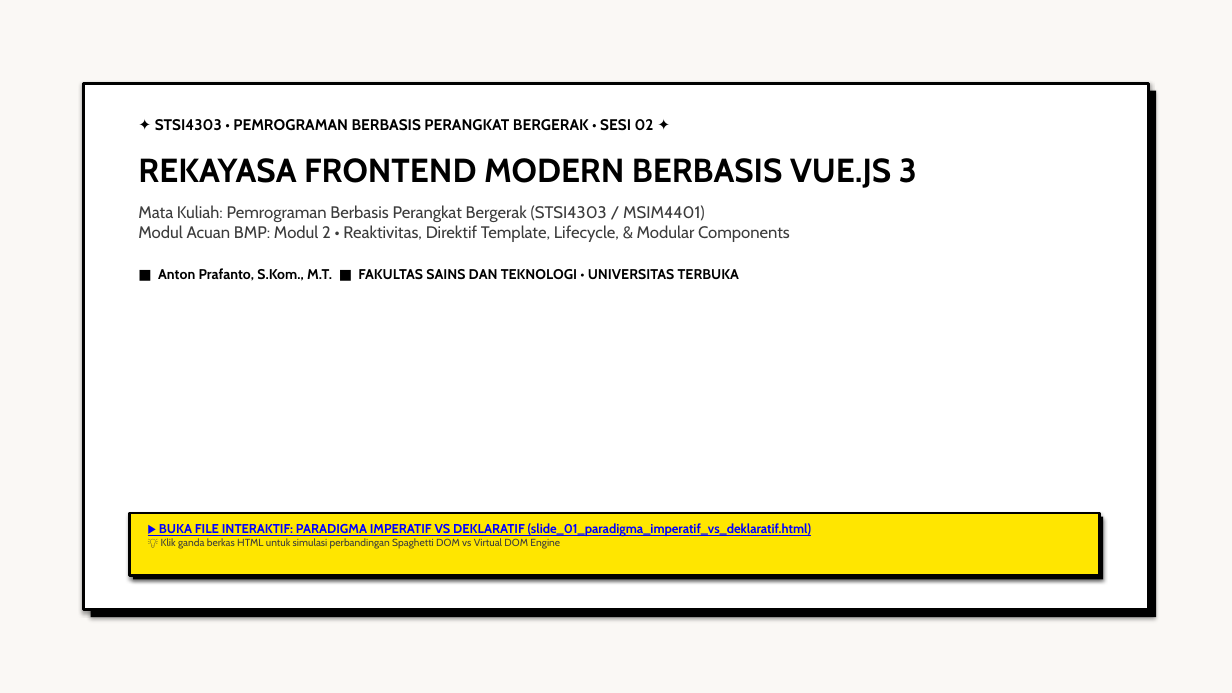
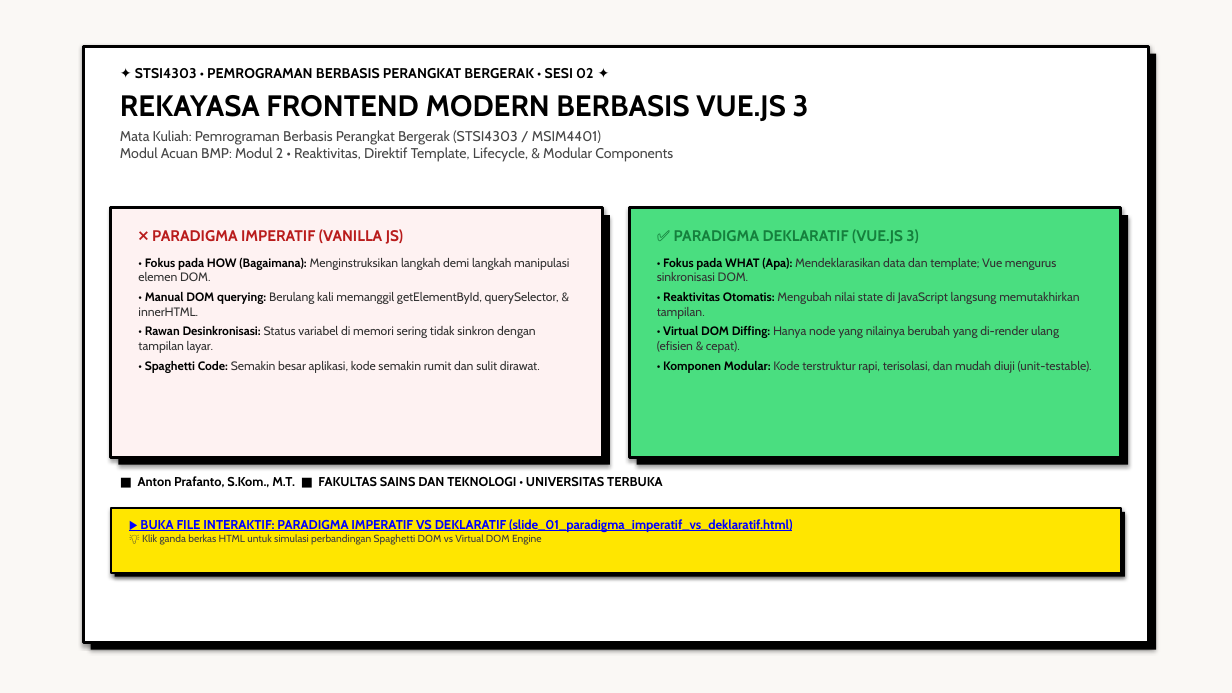
Before and after one commit to antonprafanto/tuweb_mobile2025, a slide deck: slide 1 of slide_presentasi/SESI_02_Frontend_Modern_Vue.pptx. Drawn at 1232x693 pixels with LibreOffice and Linux fonts; fonts in the diff are those of the drawing. Boxes give left, top, right and bottom in pixels: in the first picture for what was removed or moved away, otherwise in the second. Text is boxed around its words. In the diff, an @@ line names an element or a change of style, - is before the commit and + after.

Commit message:
fix(sesi-02): sempurnakan validitas svg xml, lengkapi diagram mermaid 18 slide, dan detailkan konten slide 01 pptx

```diff
--- a/slide_presentasi/SESI_02_Frontend_Modern_Vue.pptx
+++ b/slide_presentasi/SESI_02_Frontend_Modern_Vue.pptx
@@ rectangle: place and size @@
-rectangle at box(83, 83, 1149, 610)
+rectangle at box(83, 46, 1149, 642)
@@ rectangle: place and size @@
-rectangle at box(91, 91, 1156, 617)
+rectangle at box(91, 54, 1156, 650)
@@ text "✦ STSI4303 • PEMROGRAMAN BERBASIS ...": place and size @@
-text "✦ STSI4303 • PEMROGRAMAN BERBASIS ..." at box(138, 119, 917, 281)
+text "✦ STSI4303 • PEMROGRAMAN BERBASIS ..." at box(120, 68, 809, 162)
@@ text "✦ STSI4303 • PEMROGRAMAN BERBASIS ..." at box(120, 68, 809, 162): size 12 to 11 pt in "✦ STSI4303 • PEMROGRAMAN BERBASIS PERANGKAT BERGERAK ..."; size 26 to 23 pt in "REKAYASA FRONTEND MODERN BERBASIS VUE.JS 3"; size 13 to 11 pt, text colour #3C3C3C to #464646 in "Mata Kuliah: Pemrograman Berbasis Perangkat Bergerak (STSI43 ..."; less space between paragraphs @@
@@ rectangle added at box(111, 208, 603, 457), fill #FEF2F2, outline #000000 2.5 pt @@
@@ rectangle added at box(629, 208, 1121, 457), fill #4ADE80, outline #000000 2.5 pt @@
@@ rectangle added at box(118, 215, 610, 465), fill #000000 @@
@@ text added at box(138, 229, 569, 373), 9.5 pt, text #323232 @@
+❌ PARADIGMA IMPERATIF (VANILLA JS)
+• Fokus pada HOW (Bagaimana): Menginstruksikan langkah demi langkah manipulasi elemen DOM.
+• Manual DOM querying: Berulang kali memanggil getElementById, querySelector, & innerHTML.
+• Rawan Desinkronisasi: Status variabel di memori sering tidak sinkron dengan tampilan layar.
+• Spaghetti Code: Semakin besar aplikasi, kode semakin rumit dan sulit dirawat.
@@ rectangle added at box(637, 215, 1128, 465), fill #000000 @@
@@ text added at box(657, 229, 1092, 373), 9.5 pt, text #323232 @@
+✅ PARADIGMA DEKLARATIF (VUE.JS 3)
+• Fokus pada WHAT (Apa): Mendeklarasikan data dan template; Vue mengurus sinkronisasi DOM.
+• Reaktivitas Otomatis: Mengubah nilai state di JavaScript langsung memutakhirkan tampilan.
+• Virtual DOM Diffing: Hanya node yang nilainya berubah yang di-render ulang (efisien & cepat).
+• Komponen Modular: Kode terstruktur rapi, terisolasi, dan mudah diuji (unit-testable).
@@ text at box(158, 268, 739, 281): paragraph removed @@
-■ Anton Prafanto, S.Kom., M.T. ■ FAKULTAS SAINS DAN TEKNOLOGI • UNIVERSITAS TERBUKA
@@ text added at box(138, 476, 663, 488), 10 pt, text #000000, bold @@
+■ Anton Prafanto, S.Kom., M.T. ■ FAKULTAS SAINS DAN TEKNOLOGI • UNIVERSITAS TERBUKA
@@ rectangle: place and size @@
-rectangle at box(129, 513, 1100, 576)
+rectangle at box(111, 508, 1121, 573)
@@ rectangle: place and size @@
-rectangle at box(133, 517, 1104, 579)
+rectangle at box(115, 512, 1125, 577)
@@ text "▶ BUKA FILE INTERAKTIF: PARADIGMA ...": place and size @@
-text "▶ BUKA FILE INTERAKTIF: PARADIGMA ..." at box(159, 523, 811, 549)
+text "▶ BUKA FILE INTERAKTIF: PARADIGMA ..." at box(140, 519, 792, 544)
```
Also in this commit, not shown: 8 other files.
